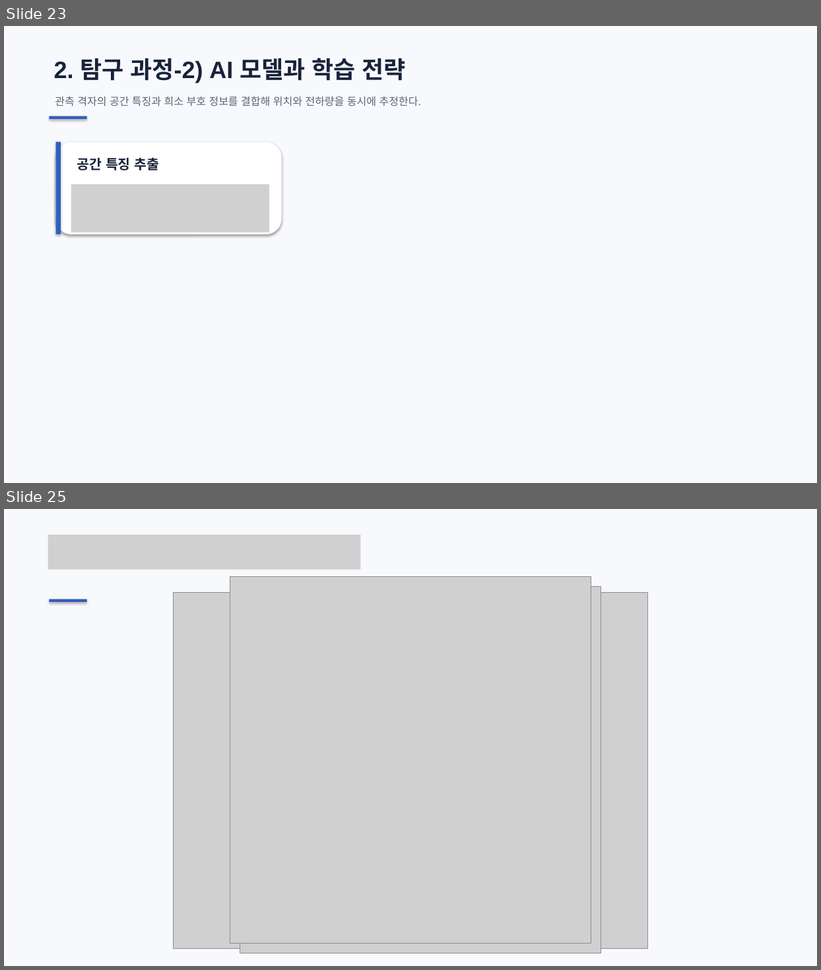
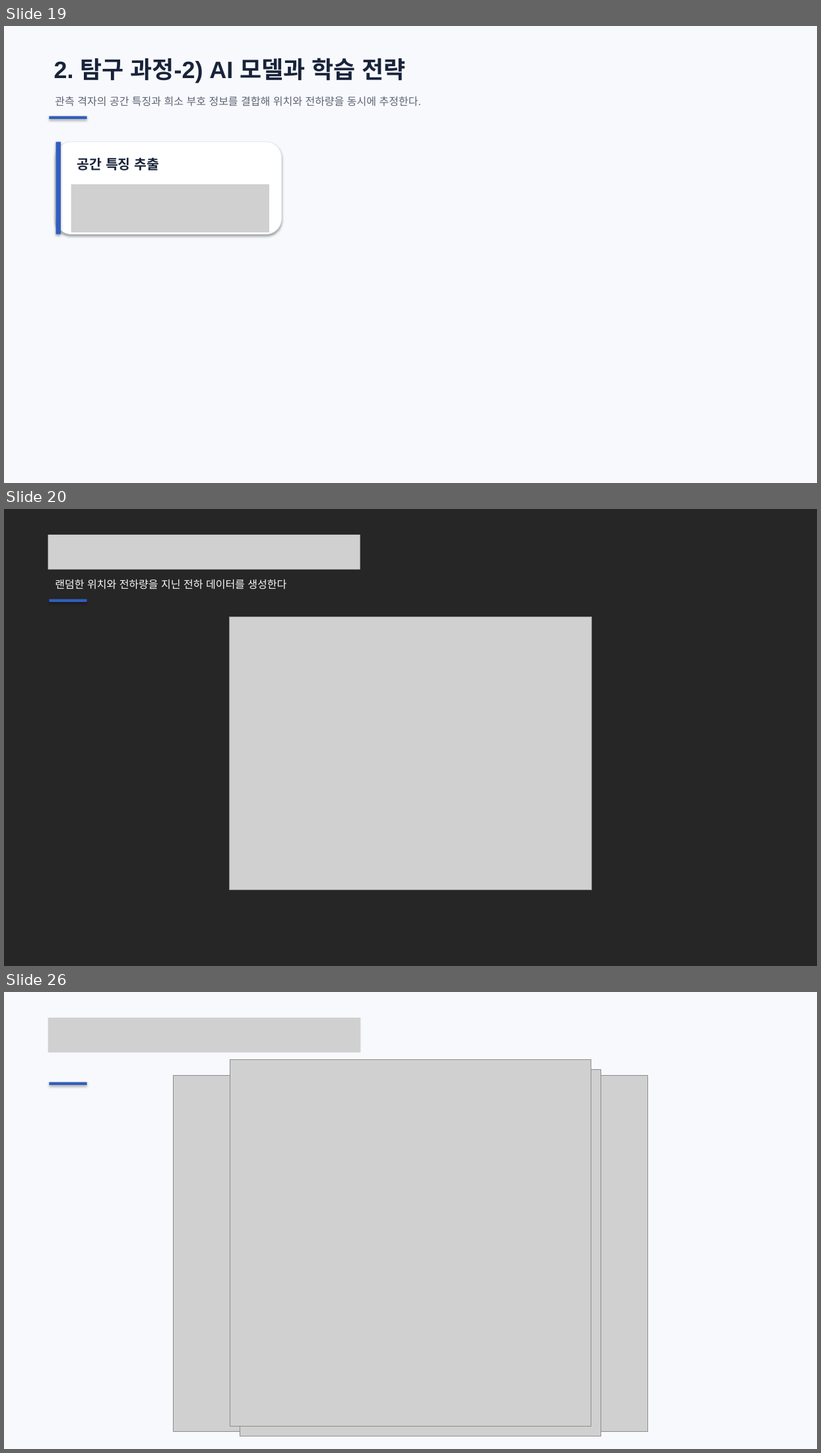
Before and after one commit to ohyunu525/KK-AI, a slide deck: Documents/보고서 파일.pptx. Shown one above the other, each under a label of ours: slides 23 and 25 before the commit, slides 19, 20 and 26 after it; the slides between them are not shown. The pictures are 821x970 and 821x1453 pixels, drawn with LibreOffice and Linux fonts; fonts in the diff are those of the drawing; grey boxes stand for pictures. Boxes give left, top, right and bottom in pixels: in the first picture for what was removed or moved away, otherwise in the second. Text is boxed around its words. In the diff, an @@ line names an element or a change of style, - is before the commit and + after.

```diff
--- a/Documents/보고서 파일.pptx
+++ b/Documents/보고서 파일.pptx
@@ slide 20 added at (4,509,817,966), background #262626 @@
@@ picture added at (48,535,360,569) @@
@@ text added at (55,579,286,590), 12.5 pt, text #F8F9FC @@
+랜덤한 위치와 전하량을 지닌 전하 데이터를 생성한다
@@ rectangle added at (49,599,87,601), fill #315EBE @@
@@ picture added at (229,617,592,890) @@
@@ what was slide 23 is now slide 19 @@
@@ what was slide 25 is now slide 26 @@
```
Also in this commit, not shown: 9 slides changed, 7 other slides added, 21 other files.
